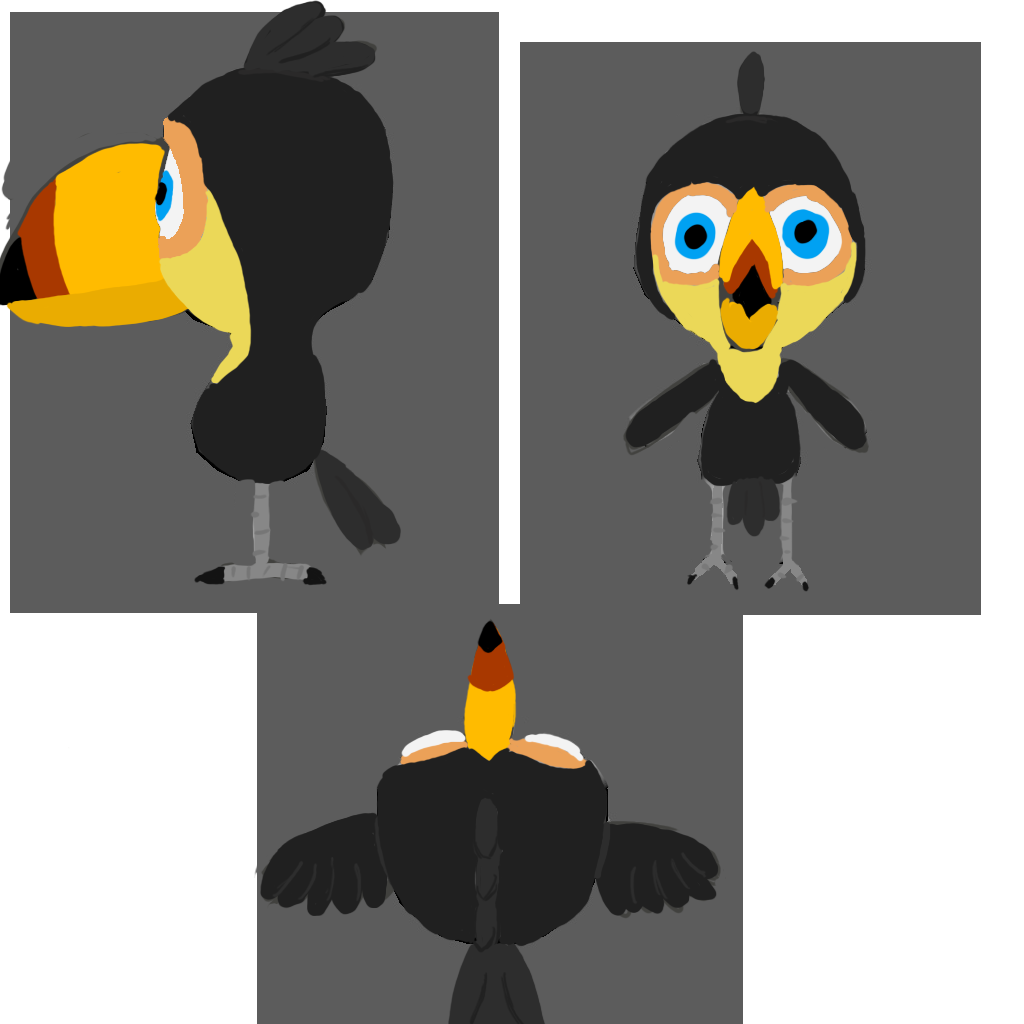
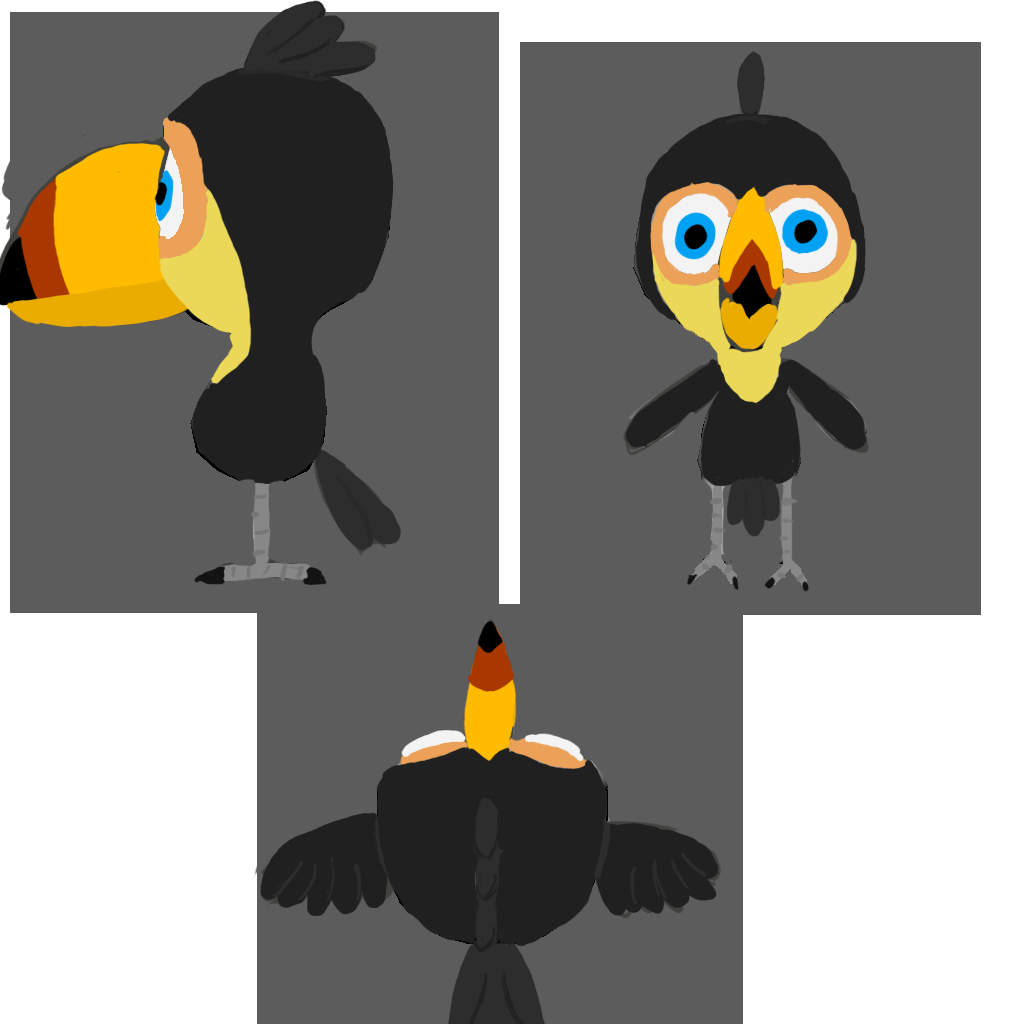
Comparing the layer stacks of the two 1024x1024 images. Changes:
painted on "Layer 4" over [654, 189, 856, 287]
